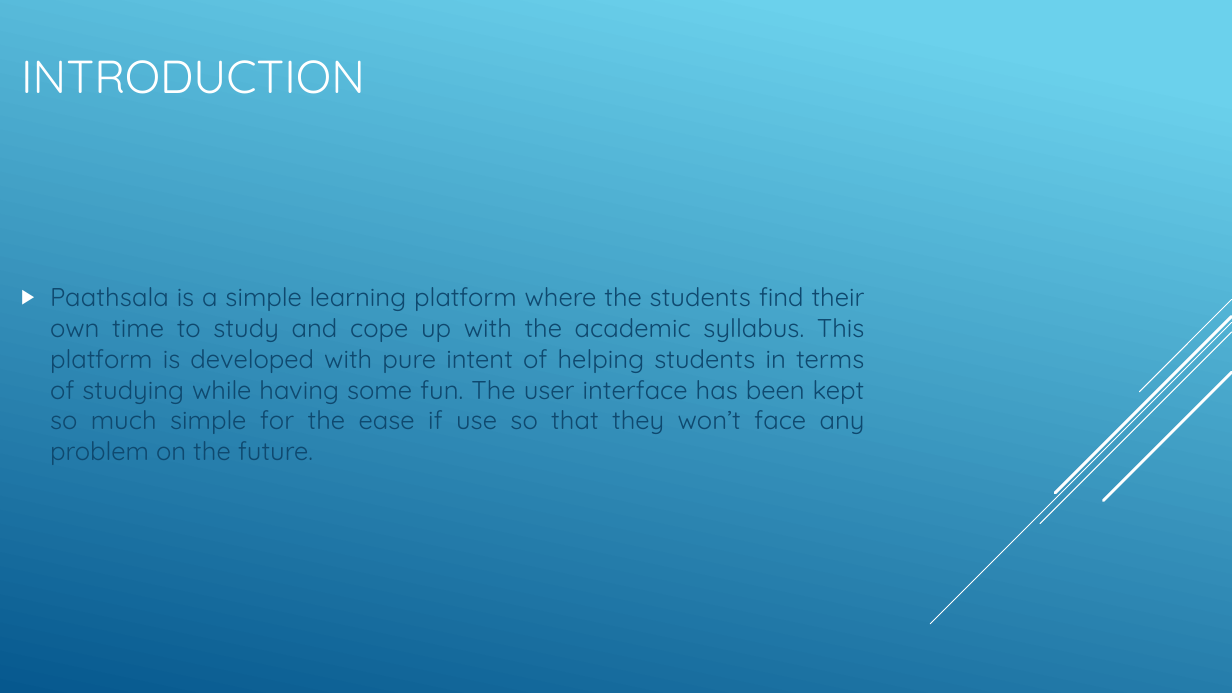
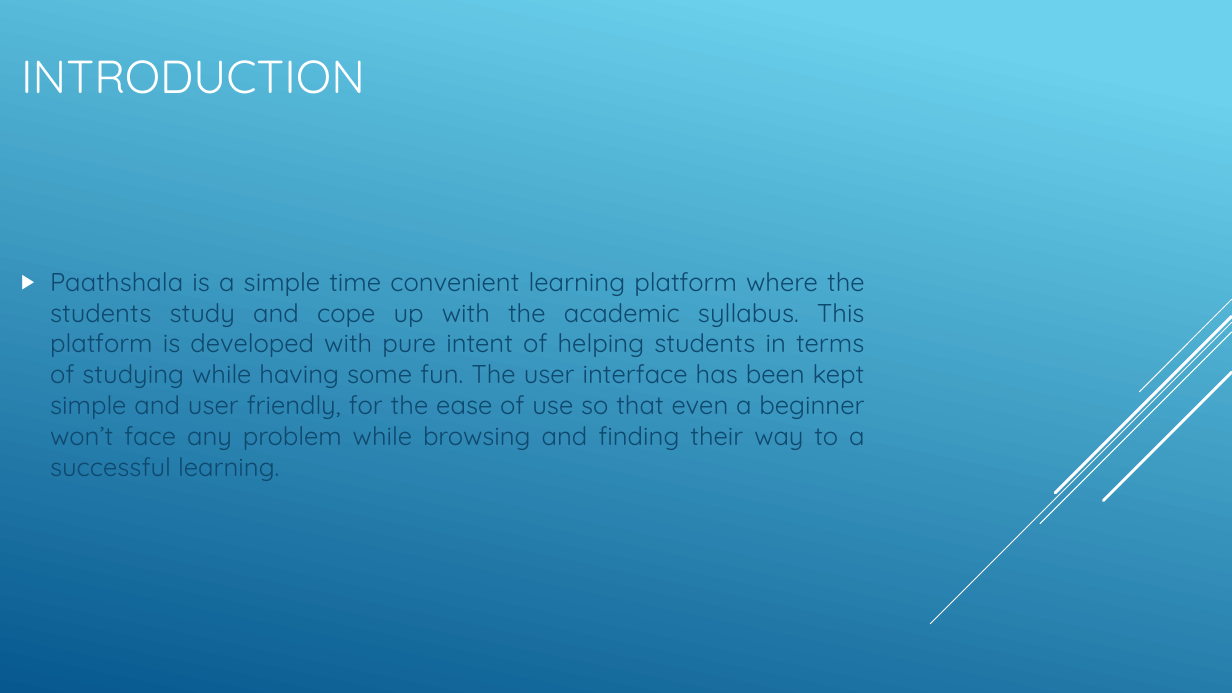
Before and after one commit to DSujitKumar/PaathShala, a slide deck: slide 2 of Paathsala.pptx. Drawn at 1232x693 pixels with LibreOffice and Linux fonts; fonts in the diff are those of the drawing. Boxes give left, top, right and bottom in pixels: in the first picture for what was removed or moved away, otherwise in the second. Text is boxed around its words. In the diff, an @@ line names an element or a change of style, - is before the commit and + after.

Commit message:
ppt

```diff
--- a/Paathsala.pptx
+++ b/Paathsala.pptx
@@ text at bbox=[50, 272, 865, 481]: text changed @@
-▶ Paathsala is a simple learning platform where the students find their own time to study and cope up with the academic syllabus. This platform is developed with pure intent of helping students in terms of studying while having some fun. The user interface has been kept so much simple for the ease if use so that they won’t face any problem on the future.
+▶ Paathshala is a simple time convenient learning platform where the students study and cope up with the academic syllabus. This platform is developed with pure intent of helping students in terms of studying while having some fun. The user interface has been kept simple and user friendly, for the ease of use so that even a beginner won’t face any problem while browsing and finding their way to a successful learning.
```
Also in this commit, not shown: 4 other slides changed, 3 slides added, 1 slide removed.
